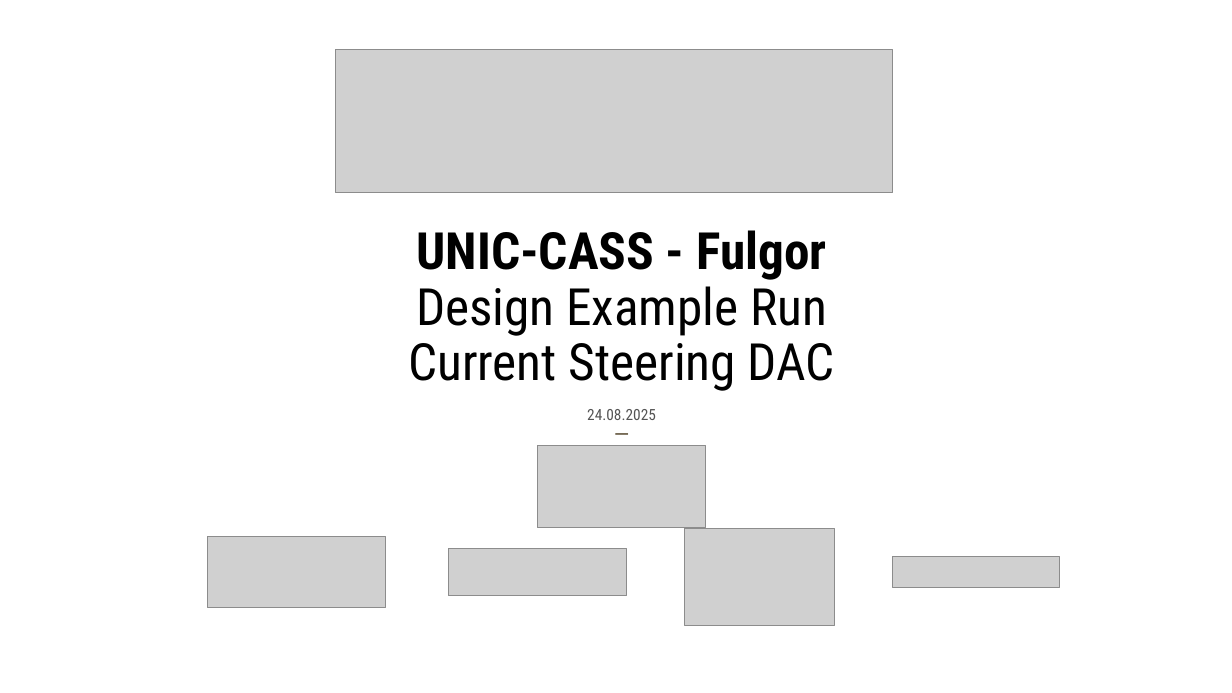
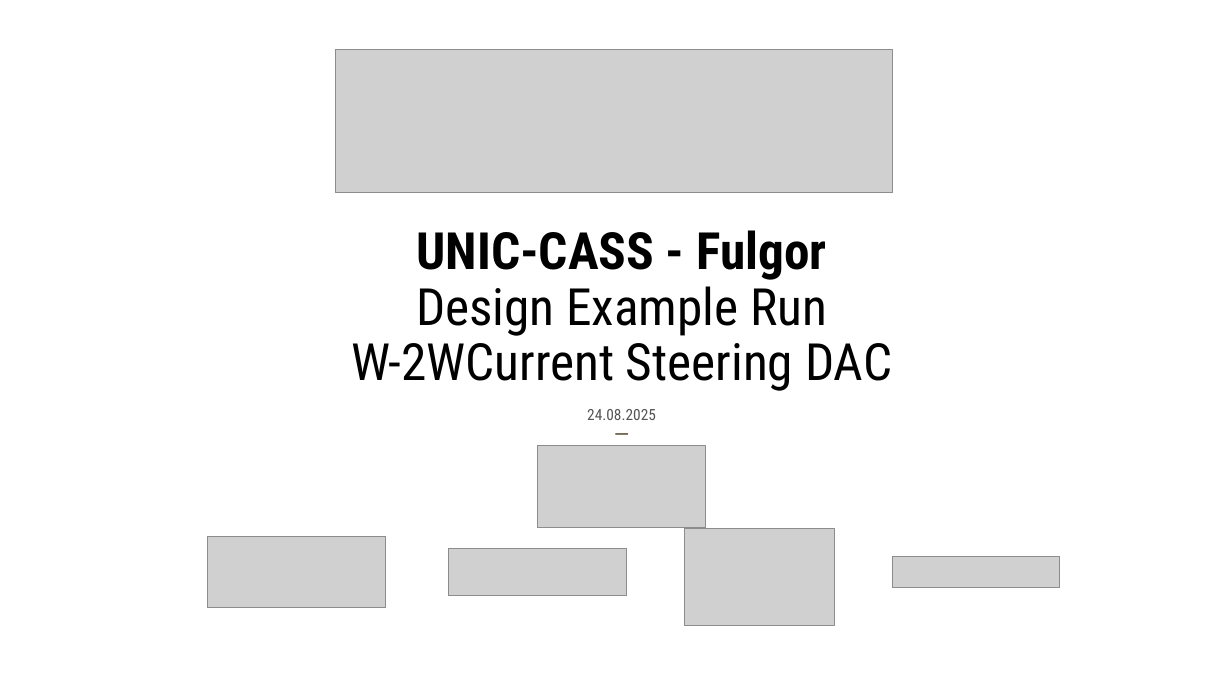
Before and after one commit to Fundacion-Fulgor/UNIC-CASS-Aug25, a slide deck: slide 1 of Diapositivas/DesignExampleRun_CurrentSteeringDAC.pptx. Drawn at 1232x693 pixels with LibreOffice and Linux fonts; fonts in the diff are those of the drawing; grey boxes stand for pictures. Boxes give left, top, right and bottom in pixels: in the first picture for what was removed or moved away, otherwise in the second. Text is boxed around its words. In the diff, an @@ line names an element or a change of style, - is before the commit and + after.

Commit message:
Modifica nombre de Current Steering a W-2W

```diff
--- a/Diapositivas/DesignExampleRun_CurrentSteeringDAC.pptx
+++ b/Diapositivas/DesignExampleRun_CurrentSteeringDAC.pptx
@@ title at box(351, 230, 892, 420): text changed @@
-UNIC-CASS - Fulgor
-Design Example Run
-Current Steering DAC
-24.08.2025
-─
+UNIC-CASS - Fulgor
+Design Example Run
+W-2WCurrent Steering DAC
+24.08.2025
+─
```
Also in this commit, not shown: 2 other slides changed, 1 other file.
